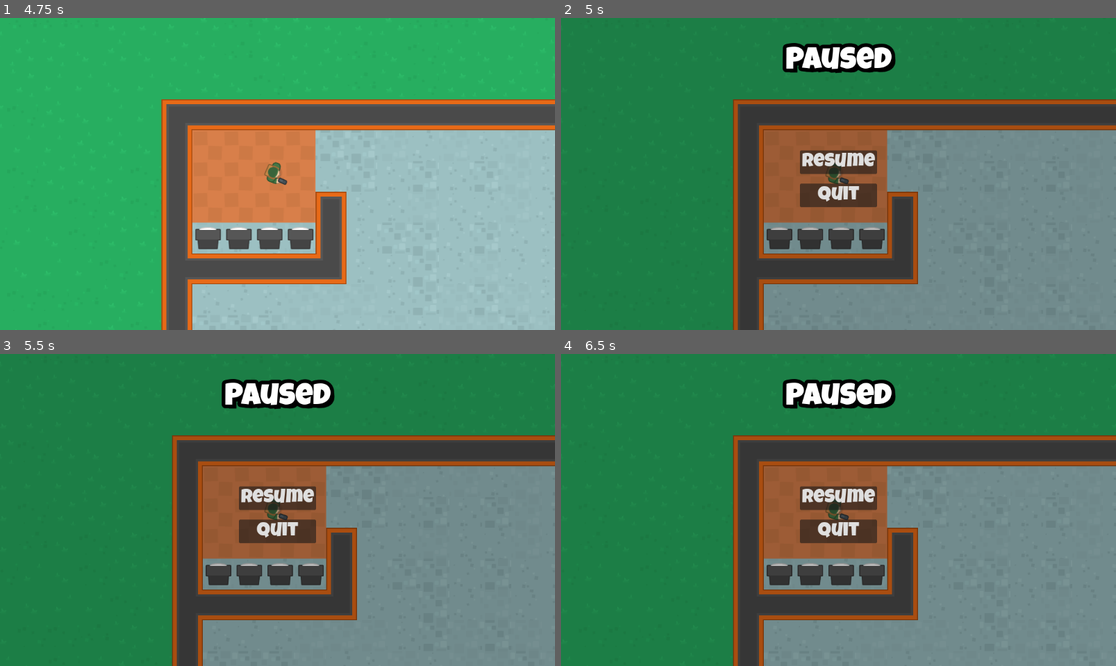
Above: before the commit, frames 1-4 (two rows, left to right).
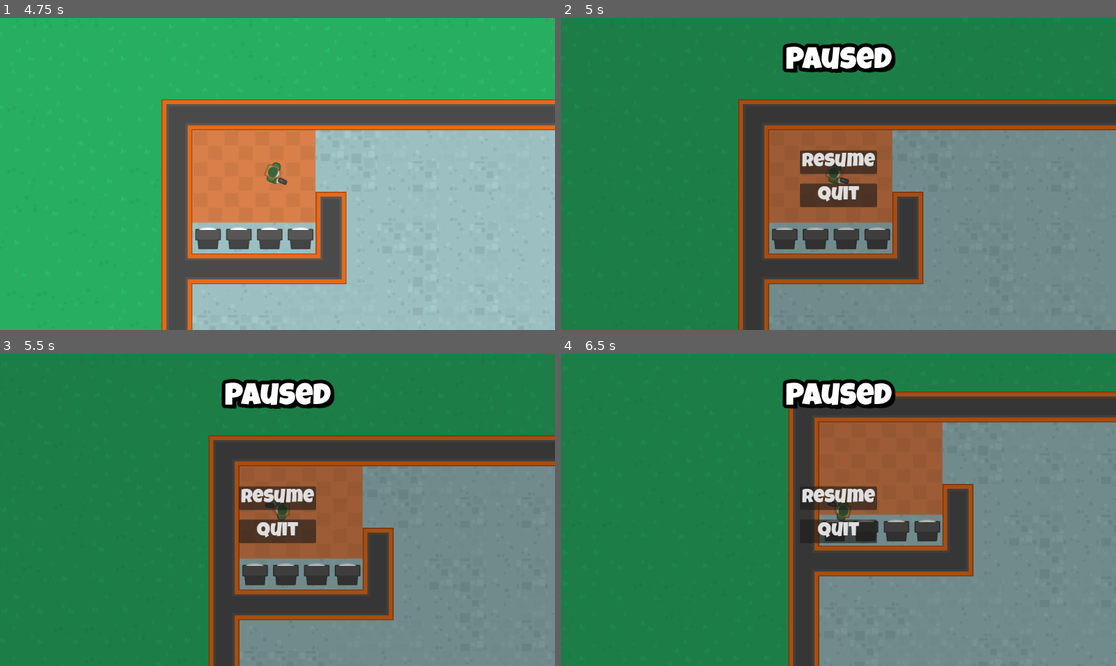
Above: after the commit, the same moments.

Repository: hamzissa/My-Project
Game: Godot game, scene res://Scenes/menu/menu.tscn
Same seed, same stepped clock (60 frames per second), same inputs: the game is played once before the commit and once after it.
Inputs (mouse positions are in pixels of both pictures, inside the frame that each line leads up to):
- Up to frame 1 (4.75 s): click "Play" at 0.5 s; move the mouse to (399, 158) at 1.27 s; press the mouse at (399, 158) at 1.28 s; hold D (right) 1.28-2.03 s; move the mouse to (166, 189) at 2.02 s; release the mouse at (166, 189) at 2.03 s; hold S (down) 2.03-2.78 s; click (166, 189) at 2.1 s; move the mouse to (333, 105) at 2.77 s; press the mouse at (333, 105) at 2.78 s; hold D (right) 2.78-3.53 s; move the mouse to (249, 236) at 3.52 s; release the mouse at (249, 236) at 3.53 s; hold W (up) 3.53-4.28 s; click (249, 236) at 3.6 s; move the mouse to (444, 220) at 4.27 s; press the mouse at (444, 220) at 4.28 s; hold A (left) from 4.28 s (still down)
- Up to frame 2 (5 s): keep holding A (left); tap Escape (pause) at 4.9 s
- Up to frame 3 (5.5 s): keep holding A (left); move the mouse to (111, 463) at 5.02 s; release the mouse at (111, 463) at 5.03 s; click (111, 463) at 5.1 s
- Up to frame 4 (6.5 s): tap R (reload) at 5.65 s; move the mouse to (866, 510) at 5.77 s; release A (left) at 5.78 s; press the mouse at (866, 510) at 5.78 s; hold S (down) from 5.78 s (still down)

Frame 1 is identical in both runs. In frame 2, 4.1% of the frame differs, in the area x 30-66%, y 26-100%; in frame 3, 13%; in frame 4, 32%, in the area x 30-100%, y 12-100%.
Error after the commit: Parse Error: Class "PausedMenu" hides a global script class. (res://Scenes/paused_menu/pause_screen.gd:3)

Commit message:
cleanup

Diff:
--- a/my project/Scenes/Paused_menu/pause_screen.gd
+++ b/my project/Scenes/Paused_menu/pause_screen.gd
@@ -1,9 +1,10 @@
 extends CanvasLayer
-class_name paused_menu
 
+class_name PausedMenu
 
 #@onready var Resume_button = $CenterContainer/VBoxContainer/Resume as Button
 #@onready var quit_button = $CenterContainer/VBoxContainer/Quit as Button
+
 # Called when the node enters the scene tree for the first time.
 func _ready():
 	get_tree().paused=true
@@ -14,19 +15,14 @@
 	#get_tree().paused=false
 	#Resume_button.button_down.connect(on_resume)
 
-
 #func on_exit() -> void:
 	#get_tree().paused=false
 	#get_tree().change_scene_to_file("res://Scenes/menu/menu.tscn")
-
-
-
 
 func _on_resume_pressed():
 	get_tree().paused = false
 	queue_free()
 
-
 func _on_quit_pressed():
 	get_tree().paused = false
 	get_tree().change_scene_to_file("res://Scenes/menu/menu.tscn")
--- a/my project/Scenes/Paused_menu/pause_screen.tscn
+++ b/my project/Scenes/Paused_menu/pause_screen.tscn
@@ -1,12 +1,12 @@
 [gd_scene load_steps=4 format=3 uid="uid://bancox11vsiru"]
 
 [ext_resource type="FontFile" uid="uid://c2m8o40oeuefn" path="res://assets 2/fonts/LuckiestGuy-Regular.ttf" id="1_6de01"]
-[ext_resource type="Script" path="res://Scenes/Paused_menu/pause_screen.gd" id="1_jmsoo"]
+[ext_resource type="Script" path="res://Scenes/paused_menu/pause_screen.gd" id="1_jmsoo"]
 
 [sub_resource type="StyleBoxFlat" id="StyleBoxFlat_rdlyv"]
 bg_color = Color(0, 0, 0, 0.27451)
 
-[node name="pause_screen" type="CanvasLayer"]
+[node name="PauseScreen" type="CanvasLayer"]
 process_mode = 2
 layer = 2
 script = ExtResource("1_jmsoo")
--- a/my project/Scenes/bullet/bullet.gd
+++ b/my project/Scenes/bullet/bullet.gd
@@ -1,11 +1,11 @@
 extends Area2D
-class_name bullet
+
+class_name Bullet
 
 @export var speed = 10
-var direction = Vector2.ZERO
 @onready var kill_timer = $KillTimer
 
-
+var direction = Vector2.ZERO
 
 func _ready():
 	kill_timer.start()
@@ -19,10 +19,8 @@
 	self.direction = direction
 	rotation += direction.angle()
 
-
 func _on_kill_timer_timeout():
 	queue_free() # Replace with function body.
-
 
 func _on_body_entered(body):
 	if body.has_method("handle_hit"):
--- a/my project/Scenes/bullet/bullet.tscn
+++ b/my project/Scenes/bullet/bullet.tscn
@@ -6,7 +6,7 @@
 [sub_resource type="RectangleShape2D" id="RectangleShape2D_mlakf"]
 size = Vector2(32, 10)
 
-[node name="bullet" type="Area2D"]
+[node name="Bullet" type="Area2D"]
 script = ExtResource("1_hfsat")
 
 [node name="CollisionShape2D" type="CollisionShape2D" parent="."]
--- a/my project/Scenes/map/map.gd
+++ b/my project/Scenes/map/map.gd
@@ -1,15 +1,17 @@
 extends Node2D
-var pause_scene: PackedScene = preload("res://Scenes/Paused_menu/pause_screen.tscn")
+
+@onready var bulletManager =$BulletManager
+@onready var player = $bullet_manager
+
+var pause_scene: PackedScene = preload("res://Scenes/paused_menu/pause_screen.tscn")
 var ai_scene: PackedScene = preload("res://Scenes/zombie/zombie.tscn")
 var spawn_area = Rect2(500, 500, 1000, 1000) # Define the area where AI can spawn
-@onready var bullet_manager =$bullet_manager
-@onready var player = $bullet_manager
+
 func _ready() -> void:
 	randomize();
-	$player.connect("player_fired_bullet", bullet_manager.handle_bullet_spawned,1)
-	#player.player_fired_bullet.connect("player_fired_bullet", bullet_manager,"handle_bullet_spawned")
+	$Player.connect("player_fired_bullet", bulletManager.handle_bullet_spawned,1)
+	#player.player_fired_bullet.connect("player_fired_bullet", bulletManager,"handle_bullet_spawned")
 	for i in range(10): spawn_ai()
-
 
 func spawn_ai():
 	var random_position = Vector2(
--- a/my project/Scenes/map/map.tscn
+++ b/my project/Scenes/map/map.tscn
@@ -387,20 +387,20 @@
 layer_4/z_index = 0
 layer_4/tile_data = PackedInt32Array()
 
-[node name="player" parent="." instance=ExtResource("7_15yd8")]
+[node name="Player" parent="." instance=ExtResource("7_15yd8")]
 position = Vector2(251, 283)
 
-[node name="zombie" parent="." instance=ExtResource("8_dyws6")]
+[node name="Zombie" parent="." instance=ExtResource("8_dyws6")]
 position = Vector2(536, 264)
 
-[node name="NavigationRegion2D" type="NavigationRegion2D" parent="." groups=["nav_reigon"]]
+[node name="NavigationZone" type="NavigationRegion2D" parent="." groups=["nav_reigon"]]
 position = Vector2(1, 2)
 navigation_polygon = SubResource("NavigationPolygon_wcvdx")
 
-[node name="Polygon2D" type="Polygon2D" parent="NavigationRegion2D" groups=["nav_reigon"]]
+[node name="Island" type="Polygon2D" parent="NavigationZone" groups=["nav_reigon"]]
 position = Vector2(20, -4)
 color = Color(1, 1, 1, 0)
 polygon = PackedVector2Array(983, 883, 1531, 875, 1535, 1195, 983, 1191)
 
-[node name="bullet_manager" type="Node2D" parent="."]
+[node name="BulletManager" type="Node2D" parent="."]
 script = ExtResource("10_305pp")
--- a/my project/Scenes/menu/menu.gd
+++ b/my project/Scenes/menu/menu.gd
@@ -6,8 +6,9 @@
 @onready var settings_button =$MarginContainer/HBoxContainer/VBoxContainer/Settings as Button
 @onready var quit_button =$MarginContainer/HBoxContainer/VBoxContainer/Quit as Button
 @onready var map = preload("res://Scenes/map/map.tscn") as PackedScene
-@onready var settings_menu = $settings_menu as settingsMenu
+@onready var settings_menu = $settings_menu as SettingsMenu
 @onready var margin_container =$MarginContainer as MarginContainer
+
 #func _on_start_button_pressed():
 	#get_tree().change_scene_to_file(("res://Scenes/map/map.tscn"))
 
@@ -26,11 +27,9 @@
 func on_quit() -> void:
 	get_tree().quit()
 
-
 func on_back_settings_menu() -> void:
 	margin_container.visible = true
 	settings_menu.visible = false
-
 
 func handle_connection_of_signals() -> void:
 	play_button.button_down.connect(on_play)
--- a/my project/Scenes/player/player.gd
+++ b/my project/Scenes/player/player.gd
@@ -1,32 +1,27 @@
 extends CharacterBody2D
 
+class_name Player
 
+const SPEED: float = 130.0 #speed of player and mouse speed
+const MOUSE_SPEED = 5
 
-class_name player
-#speed of player and mouse speed
-const speed: float = 130.0
-const mouse_speed = 5
 @export var bullet :PackedScene
+
 @onready var end_of_gun = $EndOfGun
-@onready var gun_direction = $gun_direction
+@onready var gun_direction = $GunDirection
 
 signal player_fired_bullet(bullet,position, direction)
-
 signal weapon_no_ammo
 
-var max_ammo: int = 10
+var max_ammo: int = 10000
 var current_ammo: int = max_ammo
+var crosshair = preload("res://assets 2/images/crosshair_white-export.png") #crosshair
+var mouse_direct #direction mouse is pointing towards
+var health = 100
 
-#crosshair
-var crosshair = preload("res://assets 2/images/crosshair_white-export.png")
-
-#direction mouse is pointing towards
-var mouse_direct
-var health = 100
 # Called when the node enters the scene tree for the first time.
 func _ready():
 	Input.set_custom_mouse_cursor(crosshair)
-
 
 # Called every frame. 'delta' is the elapsed time since the previous frame.
 func _physics_process(delta):
@@ -37,14 +32,14 @@
 
 	#to make player face in direction of mouse
 	if mouse_direct:
-		global_rotation = lerp_angle(global_rotation, mouse_direct, delta*mouse_speed)
+		global_rotation = lerp_angle(global_rotation, mouse_direct, delta*MOUSE_SPEED)
 
 func get_input() -> void:
 	#playermovement WASD
 	var input = Vector2.ZERO
 	input.x = Input.get_action_strength("right") - Input.get_action_strength("left")
 	input.y = Input.get_action_strength("down") - Input.get_action_strength("up")
-	velocity = input.normalized() * speed
+	velocity = input.normalized() * SPEED
 	#direction of mouse
 	mouse_direct = (get_global_mouse_position() - global_position).angle()
 
@@ -59,8 +54,6 @@
 func reload():
 	current_ammo = max_ammo
 	printerr("\n reload \n ")
-
-
 
 func shoot():
 	if current_ammo != 0:
@@ -77,7 +70,6 @@
 		if current_ammo == 0:
 			emit_signal("weapon_no_ammo")
 
-
 func handle_hit():
 	health -= 20
 	print("player hit!", health)
--- a/my project/Scenes/player/player.tscn
+++ b/my project/Scenes/player/player.tscn
@@ -8,7 +8,7 @@
 radius = 16.0
 height = 42.0
 
-[node name="player" type="CharacterBody2D" groups=["player"]]
+[node name="Player" type="CharacterBody2D" groups=["player"]]
 script = ExtResource("1_we51r")
 bullet = ExtResource("2_p0o48")
 
@@ -24,5 +24,5 @@
 [node name="EndOfGun" type="Marker2D" parent="."]
 position = Vector2(27, 10)
 
-[node name="gun_direction" type="Marker2D" parent="."]
+[node name="GunDirection" type="Marker2D" parent="."]
 position = Vector2(37, 10)
--- a/my project/Scenes/settings_container/settings_container.tscn
+++ b/my project/Scenes/settings_container/settings_container.tscn
@@ -1,6 +1,6 @@
 [gd_scene format=3 uid="uid://ba18pggvb1ym6"]
 
-[node name="settings_container" type="Control"]
+[node name="SettingsContainer" type="Control"]
 layout_mode = 3
 anchors_preset = 15
 anchor_right = 1.0
--- a/my project/Scenes/settings_menu/settings_menu.gd
+++ b/my project/Scenes/settings_menu/settings_menu.gd
@@ -1,15 +1,15 @@
 extends Control
 
-class_name settingsMenu
+class_name SettingsMenu
 
 @onready var back_button = $MarginContainer/VBoxContainer/back as Button
 
 signal exit_settings_menu
+
 # Called when the node enters the scene tree for the first time.
 func _ready():
 	back_button.button_down.connect(on_back_button)
 	set_process(false)
-
 
 # Called every frame. 'delta' is the elapsed time since the previous frame.
 func _process(delta):
--- a/my project/Scenes/settings_menu/settings_menu.tscn
+++ b/my project/Scenes/settings_menu/settings_menu.tscn
@@ -4,7 +4,7 @@
 [ext_resource type="Script" path="res://Scenes/settings_menu/settings_menu.gd" id="1_8iyj5"]
 [ext_resource type="PackedScene" uid="uid://ba18pggvb1ym6" path="res://Scenes/settings_container/settings_container.tscn" id="3_4rphx"]
 
-[node name="settings_menu" type="Control"]
+[node name="SettingsMenu" type="Control"]
 layout_mode = 3
 anchors_preset = 15
 anchor_right = 1.0
--- a/my project/Scenes/zombie/AI.gd
+++ b/my project/Scenes/zombie/AI.gd
@@ -8,9 +8,7 @@
 
 signal state_change(new_state)
 
-var player: player = null
-
-# PATROL STATE
+var player: Player = null
 var origin: Vector2 = Vector2.ZERO
 var patrol_location: Vector2 = Vector2(600,600)
 var actor: CharacterBody2D = null
@@ -34,13 +32,11 @@
 	current_state = new_state
 	emit_signal("state_changed", current_state)
 
-
 func _on_player_detection_zone_body_entered(body: Node) -> void:
 	if body.is_in_group("player"):
 		printerr("engage")
 		set_state(State.ENGAGE)# Replace with function body.
 		player = body
-
 
 func _on_patrol_timer_timeout():
 	#printerr("test")
--- a/my project/Scenes/zombie/parent node.gd
+++ b/my project/Scenes/zombie/parent node.gd
@@ -2,15 +2,16 @@
 
 #this will tell you whether the zombie is still, walking, running after the player or hitting the player
 
-class_name parent_node
+class_name ParentNode
+
 var state
 signal transitioned(state)
 @export var initial: NodePath
+
 # Called when the node enters the scene tree for the first time.
 func _ready():
 	pass # Replace with function body.
 
-
 # Called every frame. 'delta' is the elapsed time since the previous frame.
 func _process(delta):
 	pass
--- a/my project/Scenes/zombie/zombie.gd
+++ b/my project/Scenes/zombie/zombie.gd
@@ -1,17 +1,19 @@
 extends CharacterBody2D
 
-class_name zombie
+class_name Zombie
 
 @onready var sprite = $Sprite2D
 @onready var ai = $AI
+
 @export_group("motion")
 @export var rotate_speed = 2
 @export var walking = 2
 @export var nav_pos = 2
 @export var nav_target: Node2D
+@export var speed = 90
+
 var health = 100
 
-@export var speed = 90
 # Called when the node enters the scene tree for the first time.
 func _ready():
 	ai.initilize(self)
--- a/my project/Scenes/zombie/zombie.tscn
+++ b/my project/Scenes/zombie/zombie.tscn
@@ -11,7 +11,7 @@
 [sub_resource type="CircleShape2D" id="CircleShape2D_3s7jn"]
 radius = 28.0713
 
-[node name="zombie" type="CharacterBody2D" groups=["enemy"]]
+[node name="Zombie" type="CharacterBody2D" groups=["enemy"]]
 script = ExtResource("1_fus6t")
 
 [node name="Sprite2D" type="Sprite2D" parent="."]
